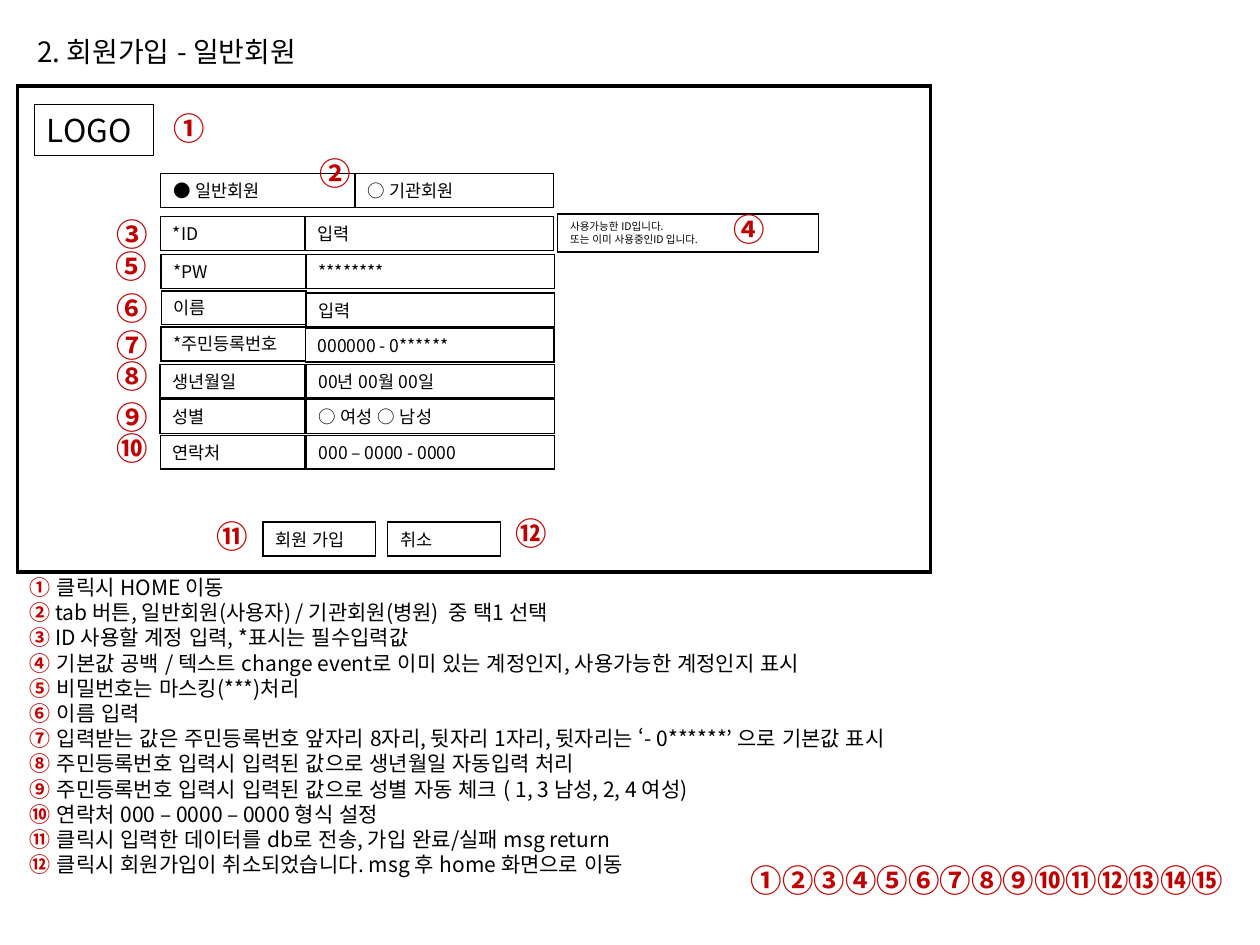
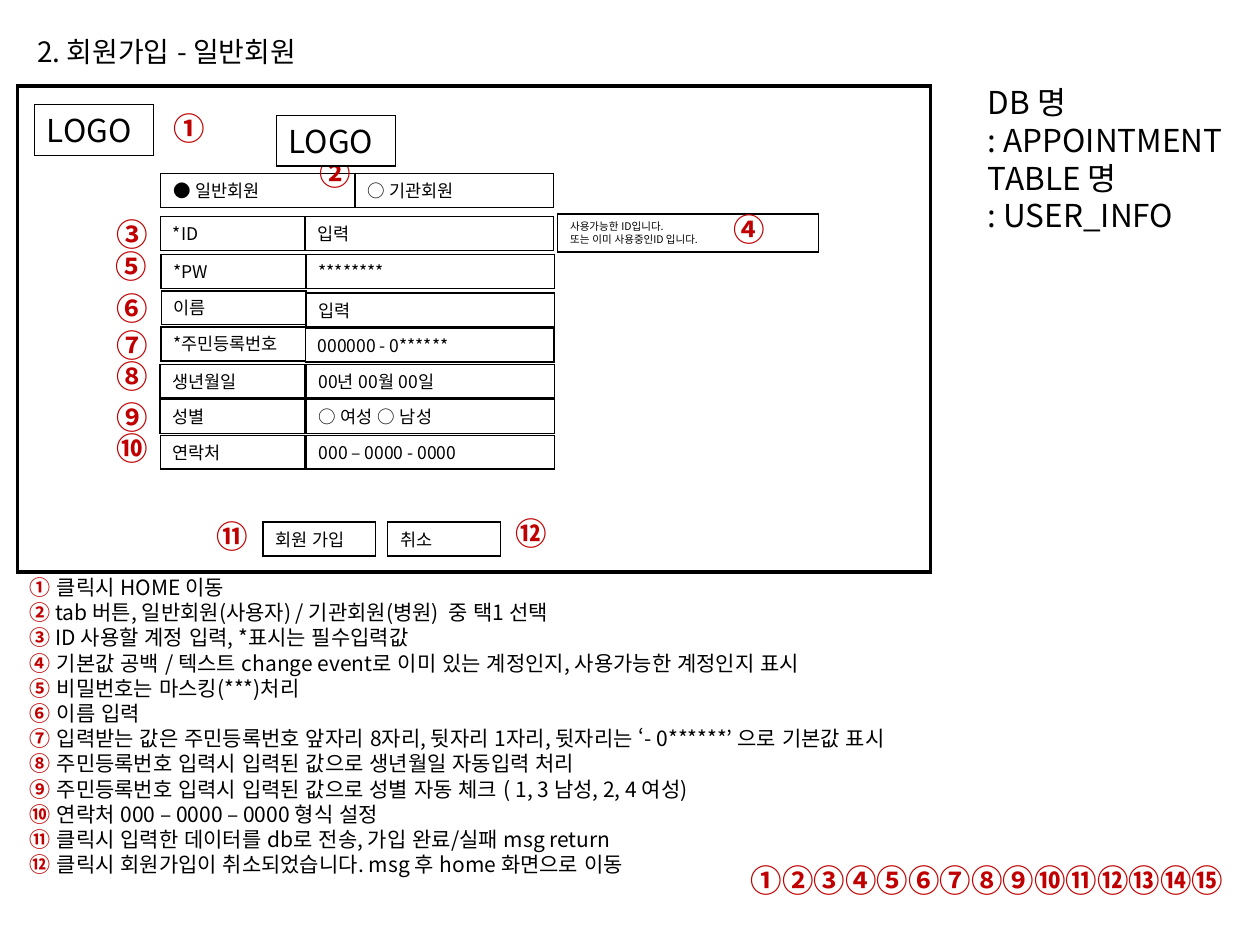
Before and after one commit to Gabintree/appintment2, a slide deck: slide 3 of 프로그램 설계.ppt. Drawn at 1260x945 pixels with LibreOffice and Linux fonts; fonts in the diff are those of the drawing. Boxes give left, top, right and bottom in pixels: in the first picture for what was removed or moved away, otherwise in the second. Text is boxed around its words. In the diff, an @@ line names an element or a change of style, - is before the commit and + after.

```diff
--- a/프로그램 설계.ppt
+++ b/프로그램 설계.ppt
@@ text added at <box>988,88,1223,232</box>, 18 pt, text #000000 @@
+DB 명
+: APPOINTMENT
+TABLE 명
+: USER_INFO
@@ rectangle added at <box>276,115,396,165</box>, fill #FFFFFF, outline #000000 0.74 pt, 18 pt, text #000000 @@
+LOGO
```
Also in this commit, not shown: 3 other slides changed.
